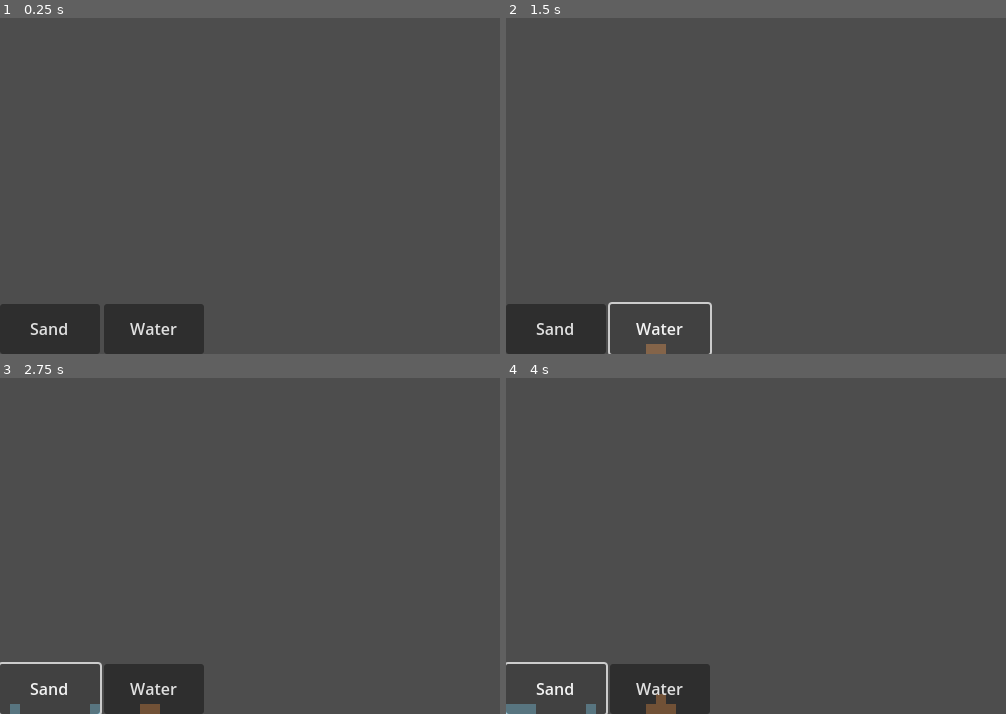
Above: before the commit, frames 1-4 (two rows, left to right).
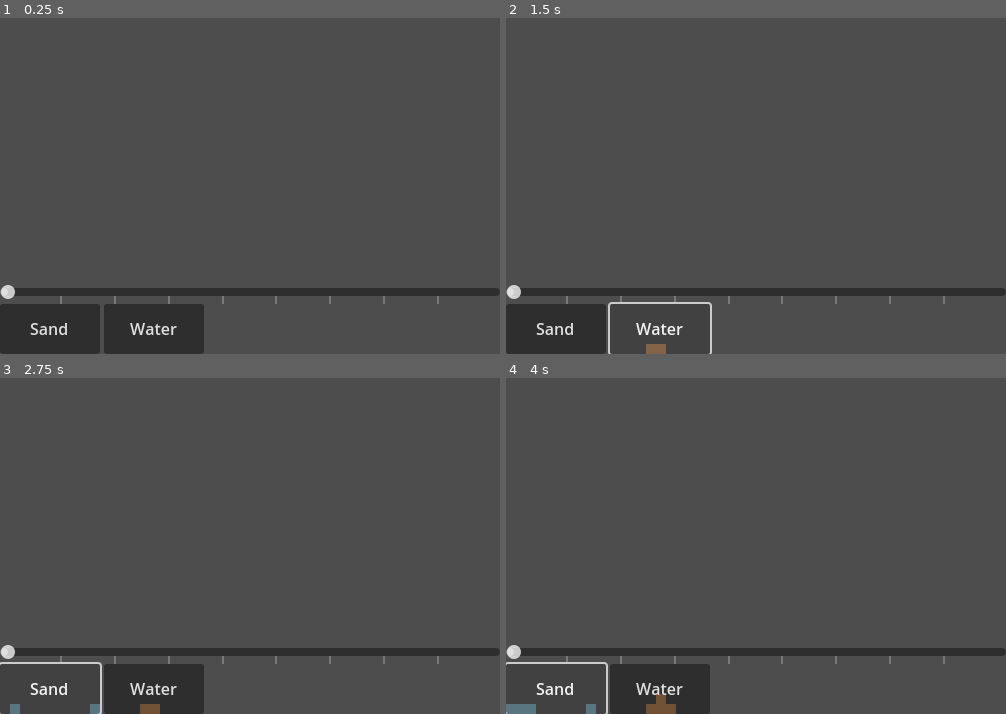
Above: after the commit, the same moments.

Repository: stereoa/Godot-Falling-Sand
Game: Godot game, scene res://sandbox.tscn
Two runs of this game, one before a commit and one after it. Both use one fixed random seed, a clock stepped at 60 frames per second and the inputs below.
Inputs:
- Up to frame 1 (0.25 s): no input
- Up to frame 2 (1.5 s): click "Sand" at 0.5 s; click "Water" at 1.25 s
- Up to frame 3 (2.75 s): click "Sand" at 2 s
- Up to frame 4 (4 s): click "Water" at 2.75 s; click "Sand" at 3.5 s

The runs differ from the first frame. In frame 1, 2.5% of the frame differs, in the area x 0-100%, y 79-86%; in frame 2, 2.5%; in frame 3, 2.5%; in frame 4, 2.5%.

Commit message:
Added brush slize slider

Diff:
--- a/sandbox.gd
+++ b/sandbox.gd
@@ -11,6 +11,8 @@
 var types = {}
 var current_type = 0
 
+var brush_size = 1
+
 func _ready():
 	# Get the actual screen size in pixels
 	var screen_size = get_viewport_rect().size
@@ -20,6 +22,7 @@
 	height = int(screen_size.y / cell_size)
 
 	%ElementButtons.element_selected.connect(_on_element_changed)
+	%BrushSlider.value_changed.connect(_on_brush_size_changed)
 
 	for id in ElementRegistry.registry.keys():
 		var element = ElementRegistry.get_element(id)
@@ -40,10 +43,24 @@
 
 		# Boundary check
 		if grid_x >= 0 and grid_x < width and grid_y >= 0 and grid_y < height:
-			sim.grid[grid_x][grid_y] = current_type
+			var x_start = max(0, grid_x - brush_size)
+			var x_end = min(width - 1, grid_x + brush_size)
+
+			var y_start = max(0, grid_y - brush_size)
+			var y_end = min(height - 1, grid_y + brush_size)
+
+			for x in range(x_start, x_end + 1):
+				for y in range(y_start, y_end + 1):
+					var dist = Vector2(x, y).distance_to(Vector2(grid_x, grid_y))
+
+					if dist < brush_size:
+						sim.grid[x][y] = current_type
 
 func _process(_delta):
 	sim.step(types)
 
 func _on_element_changed(id: int):
 	current_type = id
+
+func _on_brush_size_changed(value: float):
+	brush_size = int(value)
--- a/sandbox.tscn
+++ b/sandbox.tscn
@@ -9,14 +9,26 @@
 
 [node name="UI" type="CanvasLayer" parent="."]
 
-[node name="ElementButtons" type="HBoxContainer" parent="UI"]
-unique_name_in_owner = true
+[node name="VBoxContainer" type="VBoxContainer" parent="UI"]
 anchors_preset = 12
 anchor_top = 1.0
 anchor_right = 1.0
 anchor_bottom = 1.0
+offset_top = -20.0
 grow_horizontal = 2
 grow_vertical = 0
+
+[node name="BrushSlider" type="HSlider" parent="UI/VBoxContainer"]
+unique_name_in_owner = true
+layout_mode = 2
+min_value = 1.0
+max_value = 10.0
+value = 1.0
+tick_count = 10
+
+[node name="ElementButtons" type="HBoxContainer" parent="UI/VBoxContainer"]
+unique_name_in_owner = true
+layout_mode = 2
 script = ExtResource("2_p7lbm")
 
 [node name="Renderer" type="Node2D" parent="."]
